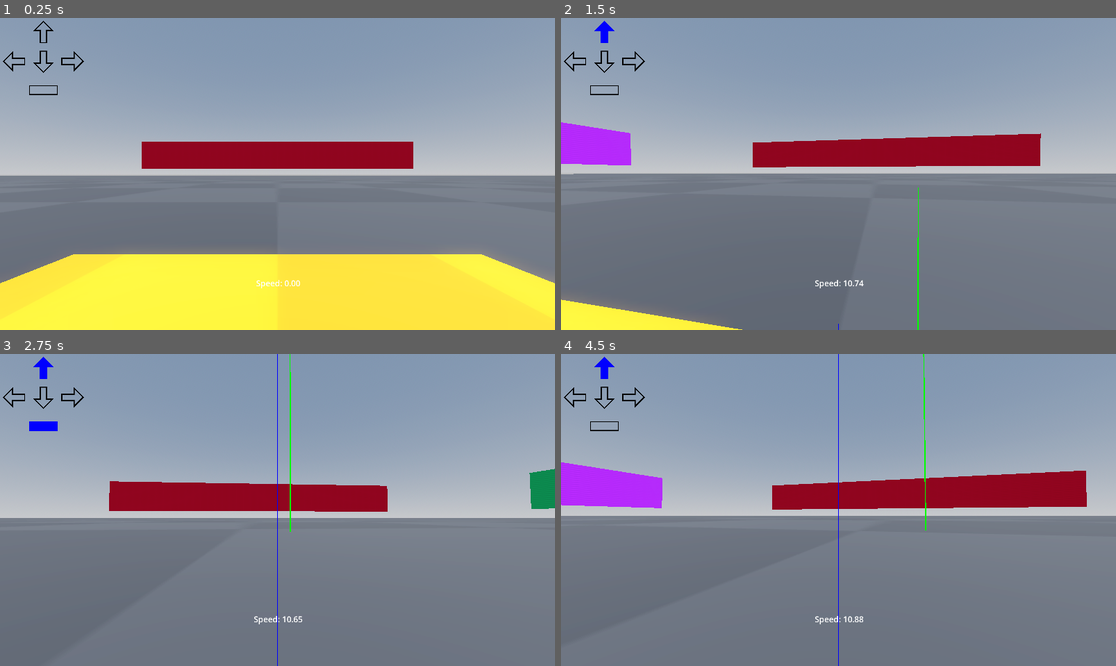
Above: before the commit, frames 1-4 (two rows, left to right).
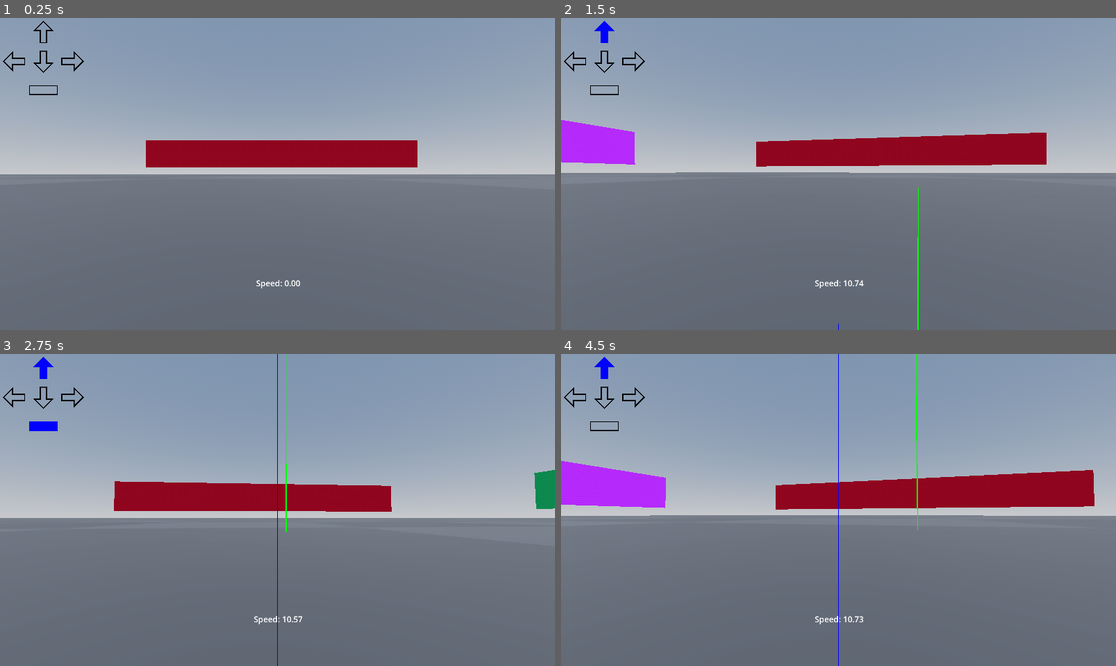
Above: after the commit, the same moments.

Repository: darichey/gibfest
Game: Godot game, scene res://Level.tscn
The game is run twice, just before and just after one commit, with the same random seed, the same clock (stepped at 60 frames per second) and the same inputs.
Inputs (mouse positions are in pixels of both pictures, inside the frame that each line leads up to):
- Up to frame 1 (0.25 s): no input
- Up to frame 2 (1.5 s): move the mouse to (866, 174) at 0.52 s; hold Space (move_jump) 0.53-1.28 s; hold W (move_forward) from 0.53 s (still down); move the mouse to (810, 174) at 1.27 s; tap Space (move_jump) at 1.35 s
- Up to frame 3 (2.75 s): keep holding W (move_forward); tap Space (move_jump) at 1.52, 1.82 s; move the mouse to (288, 503) at 2.02 s; hold Space (move_jump) from 2.03 s (still down)
- Up to frame 4 (4.5 s): keep holding W (move_forward); tap Enter at 2.75 s; move the mouse to (832, 516) at 2.77 s; release Space (move_jump) at 2.78 s; tap Space (move_jump) at 2.85, 3.02, 3.32, 4.35 s; move the mouse to (877, 513) at 3.52 s; hold Space (move_jump) 3.53-4.28 s; move the mouse to (794, 506) at 4.27 s

The runs differ from the first frame. In frame 1, 24% of the frame differs, in the area x 0-100%, y 39-100%; in frame 2, 2.6%; in frame 3, 0.5%; in frame 4, 0.8%.

Commit message:
More movement

Diff:
--- a/game/Level.tscn
+++ b/game/Level.tscn
@@ -87,7 +87,7 @@
 shape = SubResource("ConcavePolygonShape3D_sxi1f")
 
 [node name="Player" parent="." instance=ExtResource("1_glaeu")]
-transform = Transform3D(1, 0, 0, 0, 1, 0, 0, 0, 1, 0, 10, 0)
+transform = Transform3D(1, 0, 0, 0, 1, 0, 0, 0, 1, -31, 1, 0)
 
 [node name="Green Wall" type="MeshInstance3D" parent="."]
 transform = Transform3D(-4.37114e-06, -1, 0, 100, -4.37114e-08, 0, 0, 0, 1000, 1500, 150, 0)
--- a/game/Player.gd
+++ b/game/Player.gd
@@ -21,7 +21,24 @@
 
 	debug_wishdir = wishdir
 
-	velocity = QuakeMovement.move(velocity, wishdir, is_on_floor(), delta)
+	velocity = QuakeMovement.move(wishdir, velocity, is_on_floor(), delta)
+
+	# var forward = -transform.basis.z
+	# var right = transform.basis.x
+	# var forwardmove = Input.get_action_strength("move_forward") - Input.get_action_strength("move_back")
+	# var sidemove = Input.get_action_strength("move_right") - Input.get_action_strength("move_left")
+
+	# var wishvel = Vector3(
+	# 	forward.x * forwardmove * QuakeMovement.FORWARD_SPEED + right.x * sidemove * QuakeMovement.SIDE_SPEED,
+	# 	0,
+	# 	forward.z * forwardmove * QuakeMovement.FORWARD_SPEED + right.z * sidemove * QuakeMovement.SIDE_SPEED
+	# )
+	# debug_wishdir = wishvel.normalized()
+
+	# velocity = QuakeMovement.move(velocity, forward, right, forwardmove, sidemove, is_on_floor(), delta)
+
+
+
 	move_and_slide()
 
 func toggle_debug() -> void:
--- a/game/Player.tscn
+++ b/game/Player.tscn
@@ -15,6 +15,8 @@
 
 [node name="Player" type="CharacterBody3D"]
 script = ExtResource("1_0m806")
+mouse_sensitivity = null
+debug = null
 
 [node name="MeshInstance3D" type="MeshInstance3D" parent="."]
 mesh = SubResource("CapsuleMesh_mvex6")
@@ -39,7 +41,7 @@
 vertical_alignment = 1
 script = ExtResource("2_wyhm1")
 
-[node name="VelocityVisual" type="Control" parent="DebugOverlay"]
+[node name="VectorVisual" type="Control" parent="DebugOverlay"]
 layout_mode = 3
 anchors_preset = 0
 offset_right = 27.0
--- a/game/QuakeMovement.gd
+++ b/game/QuakeMovement.gd
@@ -1,50 +1,56 @@
 extends Object
 class_name QuakeMovement
 
-### horizontal movement ###
-const WALK_SPEED: float = 10
-const FRICTION: float = 4
-const STOP_SPEED: float = 100
-const MAX_SPEED: float = 320
-const ACCELERATE: float = 100
+#const MULTIPLIER = 1
+#const sv_friction: float = 5.2 * MULTIPLIER
+#const sv_accelerate: float = 5.6 * MULTIPLIER
+#const sv_maxspeed: float = 320 * MULTIPLIER
+#const sv_airaccelerate: float = 12 * MULTIPLIER
+#const sv_maxairspeed: float = 320 * MULTIPLIER
 
-static func apply_friction(cur_vel: Vector3, delta: float) -> Vector3:
-	var speed := cur_vel.length()
-	if speed < 1:
-		return Vector3.ZERO
+const sv_friction: float = 4.0
+const sv_accelerate: float = 100.0
+const sv_maxspeed: float = 10.0
+const sv_airaccelerate: float = 100.0
+const sv_maxairspeed: float = 10.0
 
-	var drop := speed * FRICTION * delta
-	return cur_vel * max(speed - drop, 0) / speed
+static func accelerate(accelDir: Vector3, prevVelocity: Vector3, accelerate: float, max_velocity: float, delta: float) -> Vector3:
+	prevVelocity.y = 0
+	var projVel = prevVelocity.dot(accelDir)
+	var accelVel = clampf(max_velocity - projVel, 0, accelerate * delta)
 
-static func accelerate(cur_vel: Vector3, wishdir: Vector3, max_speed: float, delta: float) -> Vector3:
-	var currentspeed := cur_vel.dot(wishdir)
-	var addspeed := WALK_SPEED - currentspeed
-	if addspeed <= 0:
-		return cur_vel
-	var accelspeed := minf(ACCELERATE * WALK_SPEED * delta, addspeed)
-	return cur_vel + accelspeed * wishdir
+	return prevVelocity + accelDir * accelVel
 
-static func move_horizontal(cur_vel: Vector3, wishdir: Vector3, onground: bool, delta: float) -> Vector3:
-	var cur_vel_xz = Plane.PLANE_XZ.project(cur_vel)
-	var new_vel := cur_vel
+static func move_ground(accelDir: Vector3, prevVelocity: Vector3, delta: float) -> Vector3:
+	prevVelocity.y = 0
+	var speed = prevVelocity.length()
+	if speed != 0 and not Input.is_action_pressed("move_jump"):
+		var drop = speed * sv_friction * delta
+		prevVelocity *= maxf(speed - drop, 0) / speed
+
+	return accelerate(accelDir, prevVelocity, sv_accelerate, sv_maxspeed, delta)
+
+static func move_air(accelDir: Vector3, prevVelocity: Vector3, delta: float) -> Vector3:
+	return accelerate(accelDir, prevVelocity, sv_airaccelerate, sv_maxairspeed, delta)
+
+static func move(accelDir: Vector3, prevVelocity: Vector3, onground: bool, delta: float) -> Vector3:
 	if onground:
-		new_vel = apply_friction(new_vel, delta)
-		new_vel = accelerate(new_vel, wishdir, MAX_SPEED, delta)
+		return move_ground(accelDir, prevVelocity, delta) + move_vertical(prevVelocity, onground, delta)
 	else:
-		new_vel = accelerate(new_vel, wishdir, MAX_SPEED, delta)
+		return move_air(accelDir, prevVelocity, delta) + move_vertical(prevVelocity, onground, delta)
 
-	return new_vel
 
-### vertical movement ###
-const AUTO_HOP := true
-const JUMP_SPEED := 4.5
+
+##########
+const AUTO_HOP: bool = true
+const JUMP_SPEED: float = 4.5
 static var gravity = ProjectSettings.get_setting("physics/3d/default_gravity")
 
-static func apply_gravity(cur_speed: float, onground: bool, delta: float) -> float:
+static func get_next_gravity_velocity(cur_vel: Vector3, onground: bool, delta: float) -> Vector3:
 	if onground:
-		return 0
+		return Vector3.ZERO
 	else:
-		return cur_speed - gravity * delta
+		return Vector3.UP * (cur_vel.y - gravity * delta)
 
 static func should_jump(onground: bool) -> bool:
 	if AUTO_HOP:
@@ -52,22 +58,11 @@
 	else:
 		return Input.is_action_just_pressed("move_jump") and onground
 
-static func apply_jump(onground: bool, delta: float) -> float:
+static func get_next_jump_velocity(onground: bool, delta: float) -> Vector3:
 	if should_jump(onground):
-		return JUMP_SPEED
+		return Vector3.UP * JUMP_SPEED
 	else:
-		return 0
+		return Vector3.ZERO
 
-static func move_vertical(cur_speed: float, onground: bool, delta: float) -> float:
-	return apply_gravity(cur_speed, onground, delta) + apply_jump(onground, delta)
-
-### movement ###
-static func move(cur_vel: Vector3, wishdir: Vector3, onground: bool, delta: float) -> Vector3:
-	var horizonal := move_horizontal(cur_vel, wishdir, onground, delta)
-	var vertical := move_vertical(cur_vel.y, onground, delta)
-
-	return Vector3(
-		horizonal.x,
-		vertical,
-		horizonal.z
-	)
+static func move_vertical(cur_vel: Vector3, onground: bool, delta: float) -> Vector3:
+	return get_next_gravity_velocity(cur_vel, onground, delta) + get_next_jump_velocity(onground, delta)
